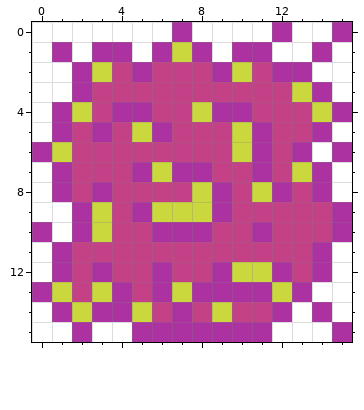
Two states of a pixel-art sprite, ExeProject/Resources/Texture/ex/7.png. This is how it looked before the edit.
The file is 64x64 pixels, drawn in blocks of 4x4; one block is one cell here.
The result:
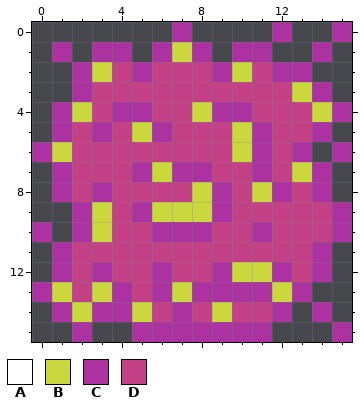
Palette (. is transparent): A #ffffff  B #cad83d  C #ac32a1  D #c44188
Changes in this commit:
y 0: x 0..6 AAAAAAA -> .......; x 8..11 AAAA -> ....; x 13..14 AA -> ..
y 1: x 0 A -> .; x 2 A -> .; x 5 A -> .; x 9 A -> .; x 12..13 AA -> ..; x 15 A -> .
y 2: x 0..1 AA -> ..; x 14..15 AA -> ..
y 3: x 0..1 AA -> ..; x 15 A -> .
y 4: x 0 A -> .
y 5: x 0 A -> .; x 15 A -> .
y 6: x 14 A -> .
y 7..8: x 0 A -> .; x 15 A -> .
y 9: x 0..1 AA -> ..
y 10: x 1 A -> .
y 11..12: x 0 A -> .; x 15 A -> .
y 13: x 14..15 AA -> ..
y 14: x 0 A -> .; x 13 A -> .; x 15 A -> .
y 15: x 0..1 AA -> ..; x 3..4 AA -> ..; x 12..14 AAA -> ...
Changed places in both pictures, as pixel boxes (x1, y1, x2, y2):
erased: (32, 22, 352, 342)
